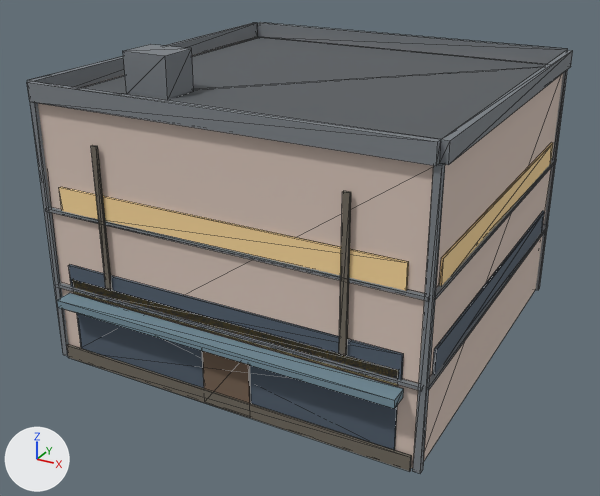
What one commit did to the glTF model public/buildings/lot_2x2.glb.
Rendered twice from a 50 mm lens placed at (21.4, -20.2, 16.8), pointed at (7.1, 5.9, 3.7). The lights are fixed; the arrows at lower left show +X, +Y and +Z. The first picture is the older version. Mesh edges are drawn as thin lines. Vertices at exactly the same position are counted once.

Objects in the first picture: 'lot_2x2'.
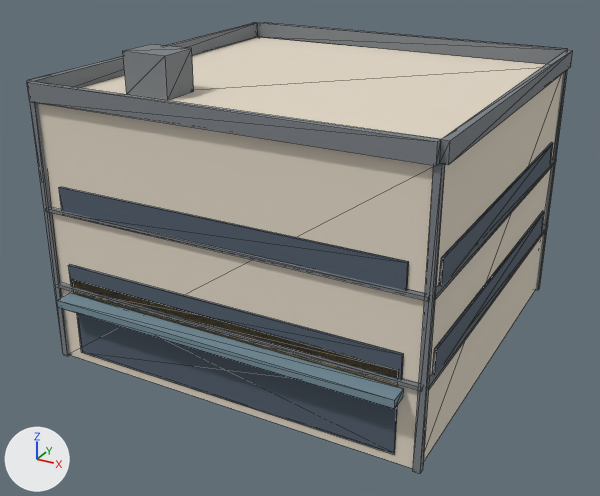
The change in detail:
Material 'lot_2x2' (mat_lot_2x2) changes colour from pale pink #d7c4b8 to pale yellow #e5dac8; in linear values from (0.68, 0.55, 0.48) to (0.78, 0.7, 0.58).
me_lot_2x2 is used by ob_lot_2x2; location (0.0, 0.0, 0.0).
me_lot_2x2 had 268 vertices, 420 faces and spanned x -0.2..14.8, y -0.8..14.8, z 0.0..11.5.
me_lot_2x2 now has 220 vertices, 348 faces and spans x -0.2..14.8, y -0.8..14.8, z 0.0..11.5.
me_lot_2x2 part 1: 6 loose pieces with 48 vertices, spanning x 0.2..14.3, y -0.2..14.7, z 0.0..10.1, are deleted.
me_lot_2x2 part 2: 24 faces spanning x 0.7..14.6, y -0.1..13.8, z 6.0..7.0 switch from mat_lot_2x2_lit_glass (beige #f9d799) to mat_lot_2x2_glass (greyish blue #505d6c).
me_lot_2x2 no longer uses material mat_lot_2x2_roof_felt (dark grey #595d61).
me_lot_2x2 no longer uses material mat_lot_2x2_door (brown #766150).
me_lot_2x2 no longer uses material mat_lot_2x2_dirt (brown #6f695d).

Where the change shows, as pixel boxes [x1, y1, x2, y2] in the pictures (600 x 496 px):
'lot_2x2', recoloured, reshaped: [27, 22, 573, 473] in both
part 1 of me_lot_2x2, deleted: before [67, 37, 546, 471]
part 2 of me_lot_2x2, recoloured (beige to greyish blue): [59, 143, 553, 291] in both
